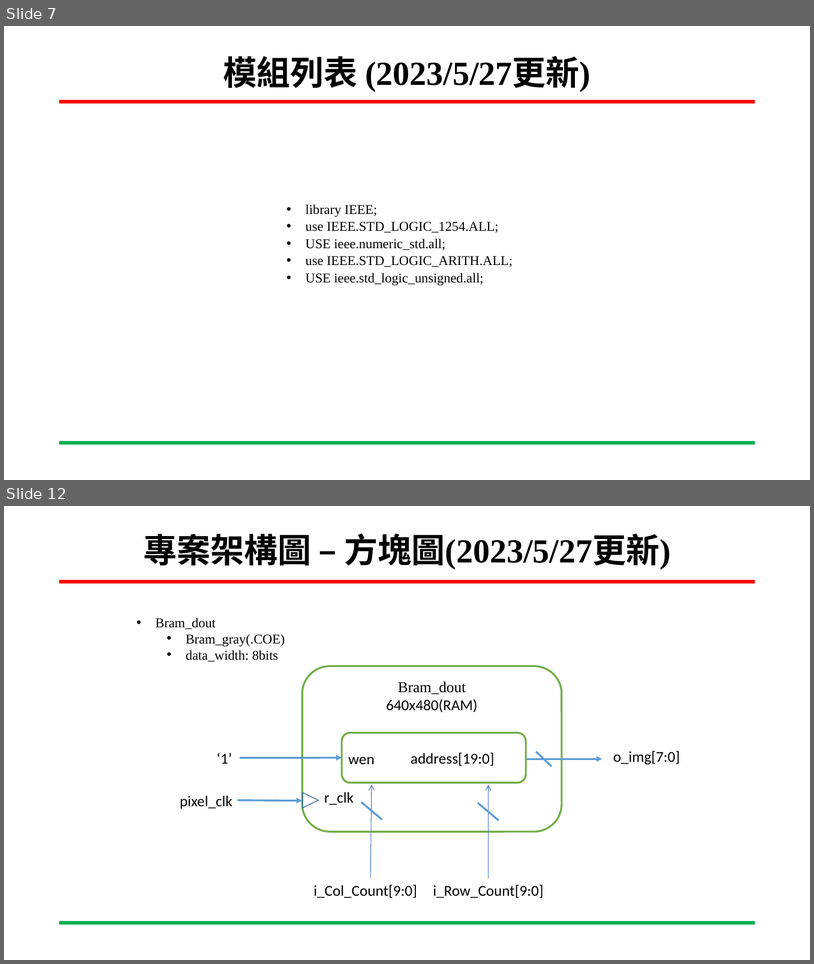
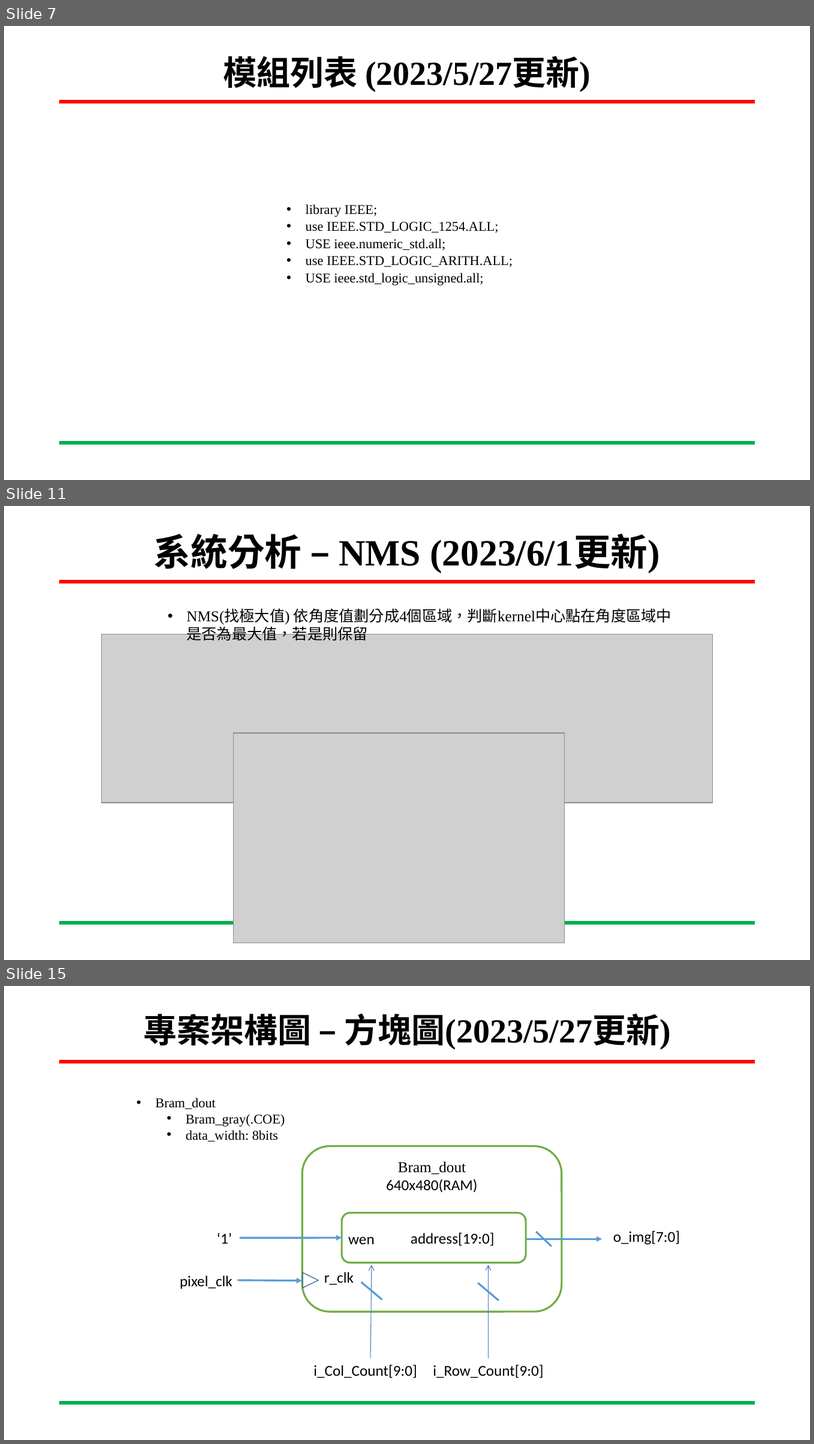
Before and after one commit to ing0331/FPGA, a slide deck: HW8_Canny_BRam/N06-Tutorial/專案進度報告-Canny_VGA-吳東穎-20230607.pptx. Shown one above the other, each under a label of ours: slides 7 and 12 before the commit, slides 7, 11 and 15 after it; the slides between them are not shown. The pictures are 814x964 and 814x1444 pixels, drawn with LibreOffice and Linux fonts; fonts in the diff are those of the drawing; grey boxes stand for pictures; background and template pictures are left out. Boxes give left, top, right and bottom in pixels: in the first picture for what was removed or moved away, otherwise in the second. Text is boxed around its words. In the diff, an @@ line names an element or a change of style, - is before the commit and + after.

```diff
--- a/HW8_Canny_BRam/N06-Tutorial/專案進度報告-Canny_VGA-吳東穎-20230607.pptx
+++ b/HW8_Canny_BRam/N06-Tutorial/專案進度報告-Canny_VGA-吳東穎-20230607.pptx
@@ slide 11 added at box(4, 506, 810, 960), background #FFFFFF; not listed: 2 template elements that a slide beside it also shows @@
@@ title added at box(154, 534, 660, 573), 44 pt, text #000000, bold @@
+系統分析 – NMS (2023/6/1更新)
@@ text added at box(186, 608, 672, 640), 18 pt, text #000000 @@
+    • NMS(找極大值) 依角度值劃分成4個區域，判斷kernel中心點在角度區域中是否為最大值，若是則保留
@@ picture added at box(101, 634, 714, 802) @@
@@ picture added at box(233, 733, 565, 943) @@
@@ what was slide 12 is now slide 15 @@
```
Also in this commit, not shown: 5 slides changed, 5 other slides added.
